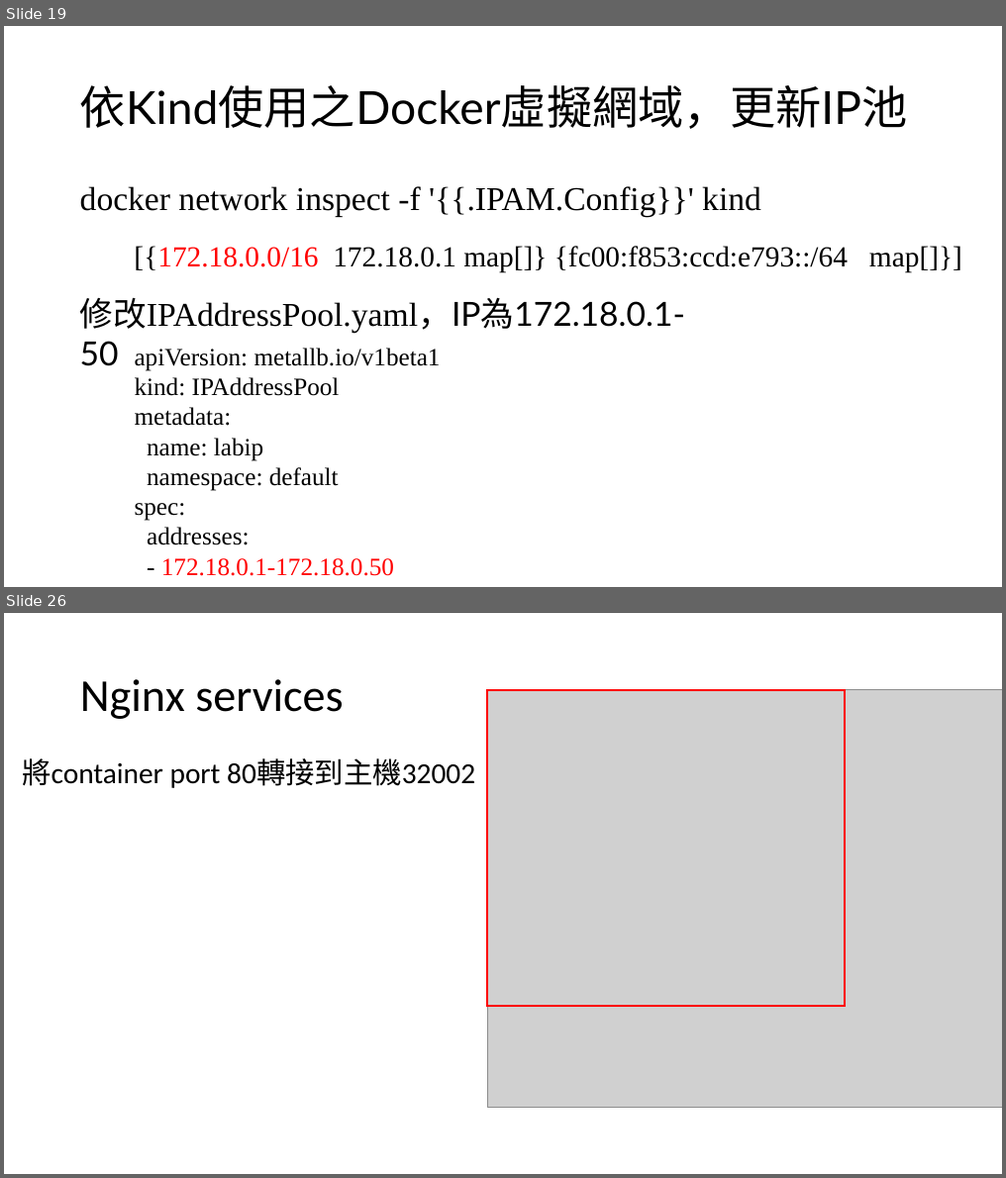
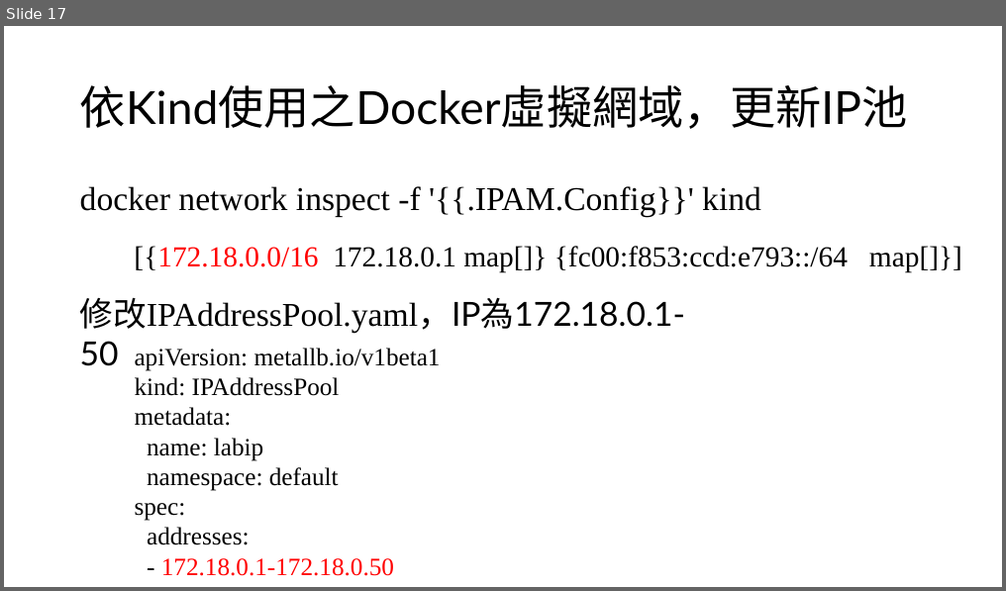
Before and after one commit to 0yukali0/k8sInkind, a slide deck: 110雲端運算研一k8s體驗.pptx. Shown one above the other, each under a label of ours: slides 19 and 26 before the commit, slide 17 after it; the slides between them are not shown. The pictures are 1006x1178 and 1006x591 pixels, drawn with LibreOffice and Linux fonts; fonts in the diff are those of the drawing; grey boxes stand for pictures. Boxes give left, top, right and bottom in pixels: in the first picture for what was removed or moved away, otherwise in the second. Text is boxed around its words. In the diff, an @@ line names an element or a change of style, - is before the commit and + after.

```diff
--- a/110雲端運算研一k8s體驗.pptx
+++ b/110雲端運算研一k8s體驗.pptx
@@ slide 26 removed at (x1=4, y1=613, x2=1002, y2=1174), background #FFFFFF @@
@@ title removed at (x1=80, y1=679, x2=343, y2=719) @@
-Nginx services
@@ picture removed at (x1=487, y1=690, x2=1002, y2=1108) @@
@@ rectangle removed at (x1=487, y1=690, x2=845, y2=1006) @@
@@ text removed at (x1=22, y1=759, x2=475, y2=788) @@
-將container port 80轉接到主機32002
@@ what was slide 19 is now slide 17 @@
```
Also in this commit, not shown: 8 slides changed, 2 slides added, 11 other slides removed, 1 other file.
